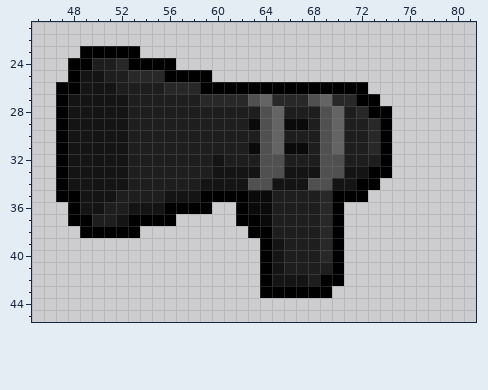
One commit to this pixel-art file: assets/weapons/def_hatespeech/def_hatespeech.aseprite. The picture above was drawn from the file before the commit.
128x64 pixels, 1 frame. Shown: x 45..81, y 21..45.
The result:
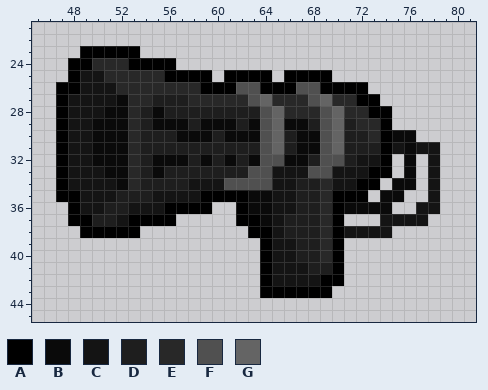
Palette (. is transparent): A #000000  B #0a0a0a  C #141414  D #1e1e1e  E #282828  F #505050  G #646464
Changes in this commit:
layer "Flattened" added
layer "hatespeech" removed
layer "Layer 1" removed
Layer "Flattened":
y 24: x 50..51 DD -> EE
y 25: x 51..52 DD -> EE; x 61..64 .... -> AAAA; x 66..69 .... -> AAAA
y 26: x 52..55 DDDD -> EEEE; x 62..63 AA -> FF; x 67..68 AA -> FF
y 27: x 52..54 CDD -> BEE; x 58 D -> E
y 28: x 51..53 CCD -> BBE; x 55 D -> B; x 66..68 DDD -> EEE; x 71 D -> E
y 29: x 50..53 CCCD -> BBBE; x 55..57 DDD -> BBB; x 59..61 DDD -> BBB; x 72 D -> E
y 30: x 50..53 CCCD -> BBBE; x 57..59 DDD -> BBB; x 61..63 DDD -> BBB; x 67..68 DD -> BB; x 75..76 .. -> BB
y 31: x 50..53 CCCD -> BBBE; x 63 B -> D; x 66 B -> D; x 68 D -> B; x 73 E -> D; x 75..78 .... -> CBCC
y 32: x 50..53 CCCD -> BBBE; x 55..57 DDD -> BBB; x 59..61 DCD -> BDB; x 63 D -> B; x 66..67 DD -> BB; x 72..73 DD -> CC; x 76 . -> B; x 78 . -> C
y 33: x 51..53 CCD -> BBE; x 55 D -> B; x 60..63 CCCC -> DDDF; x 65 F -> C; x 68 C -> F; x 70 F -> C; x 76 . -> B; x 78 . -> C
y 34: x 52..53 CD -> BE; x 58 D -> C; x 61..62 CC -> FF; x 67..69 CFF -> DDE; x 75..76 .. -> BB; x 78 . -> C
y 35: x 55 D -> C; x 65..66 DD -> CC; x 74..75 .. -> BB; x 78 . -> C
y 36: x 65..66 DD -> CC; x 71..74 .... -> BBBB; x 77..78 .. -> CC
y 37: x 65 D -> C; x 74..77 .... -> CCCC
y 38: x 65 D -> C; x 71..74 .... -> CCCC
y 39..40: x 66 D -> C
y 41: x 66..67 DD -> CC
y 42: x 68 D -> C
Boxes around the changes in both pictures, in picture pixels (x1, y1, x2, y2):
changed: (92, 58, 440, 286)
